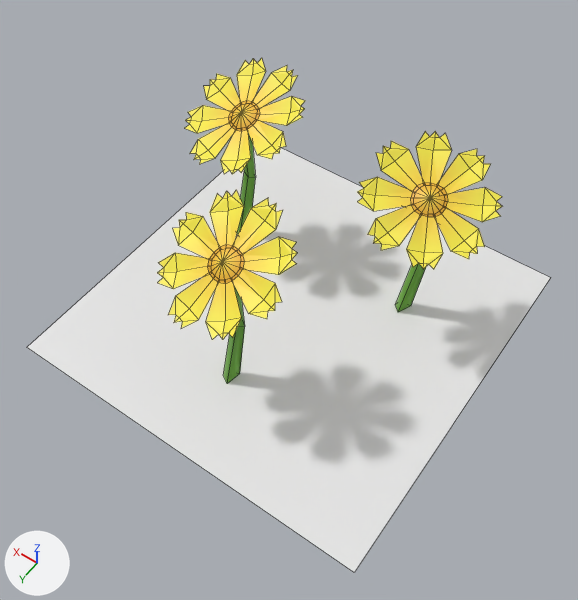
An edit to the Blender file ~blendFiles/flowers.blend, drawn before and after from the same camera.
Before and after are seen from a 50 mm lens placed at (-1.232, 0.565, 1.702), pointed at (-0.563, -0.372, 0.23). The axes (+X, +Y, +Z) are drawn at lower left. The lights are the same throughout. Mesh edges are drawn as thin lines.

Objects in the first picture: 'Calibrating', 'flower3', 'flower3.001', 'flower3.002', 'flowerStem'.
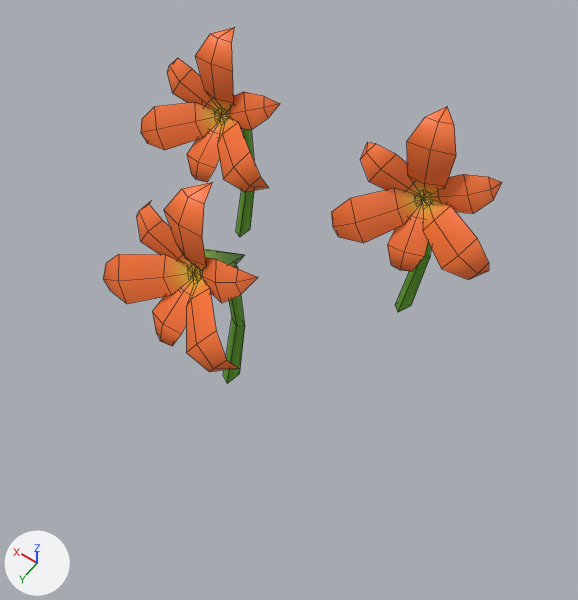
What changed in the scene script:
```text
Change me_plane_007:
    used by ob_flower3; location = (-0.491, -0.246, 0.43); rotation_euler = (-1.03, 0.0, 2.896), in degrees (-59, 0, 166)
    remove me_plane_007.from_pydata(...)  # 34 vertices, 20 faces; spans x 0.0..0.164, y -0.016..0.005, z 0.0..0.164
    add me_plane_007.from_pydata(...)  # 34 vertices, 20 faces; spans x 0.0..0.164, y -0.005..0.011, z 0.0..0.164
    me_plane_007 part 1: texture (UV) coordinates of 20 of 20 faces, centred in x 0.004..0.155, y -0.005..0.001, z 0.004..0.155, changed; they spanned u 0.82..0.87, v 0.94..1.0 and now span u 0.19..0.25, v 0.88..0.94
Add me_plane_045:
    me_plane_045.from_pydata(...)  # 50 vertices, 33 faces; spans x 0.0..0.165, y -0.077..0.141, z -0.191..0.157
    me_plane_045.polygons.foreach_set('use_smooth', [True] * 33)
    me_plane_045.materials.append(mat_material_001)  # picture img_flowers_png
Change ob_calibrating:
    add ob_calibrating.hide_set(True)
Change ob_flower3:
    add ob_flower3.hide_set(True)
Change ob_flower3_001:
    add ob_flower3_001.hide_set(True)
Change ob_flower3_002:
    add ob_flower3_002.hide_set(True)
Add ob_flower8_002:
    ob_flower8_002 = bpy.data.objects.new('flower8.002', me_plane_045)
    ob_flower8_002.location = (-0.746, -0.617, 0.466)
    ob_flower8_002.rotation_euler = (3.581, 0.0, 0.195)  # degrees (205, 0, 11)
    ob_flower8_002.scale = (1.1, 1.1, 1.1)
    _m = ob_flower8_002.modifiers.new('Mirror', 'MIRROR')
Add ob_flower8_001:
    ob_flower8_001 = bpy.data.objects.new('flower8.001', me_plane_045)
    ob_flower8_001.location = (-0.222, -0.573, 0.475)
    ob_flower8_001.rotation_euler = (3.581, 0.0, 0.0163)  # degrees (205, 0, 0.9)
    ob_flower8_001.scale = (1.1, 1.1, 1.1)
    _m = ob_flower8_001.modifiers.new('Mirror', 'MIRROR')
Add ob_flower8:
    ob_flower8 = bpy.data.objects.new('flower8', me_plane_045)
    ob_flower8.location = (-0.482, -0.161, 0.475)
    ob_flower8.rotation_euler = (3.581, 0.0, -0.123)  # degrees (205, 0, -7)
    ob_flower8.scale = (1.1, 1.1, 1.1)
    _m = ob_flower8.modifiers.new('Mirror', 'MIRROR')
```

Pixel boxes [x1, y1, x2, y2] of what changed, in the pictures (578 x 600 px):
'Calibrating', hidden
    before: [27, 145, 550, 573]
'flower8.002', added (orange)
    after: [331, 107, 502, 280]
'flower8', added (orange)
    after: [103, 182, 258, 372]
'flower3', hidden (yellow)
    before: [157, 190, 297, 340]
'flower3.001', hidden (yellow)
    before: [357, 131, 502, 269]
'flower8.001', added (orange)
    after: [141, 27, 280, 192]
'flower3.002', hidden (yellow)
    before: [185, 58, 305, 174]
part 1 of me_plane_007, surface changed (yellow)
    before: [157, 58, 502, 340]
